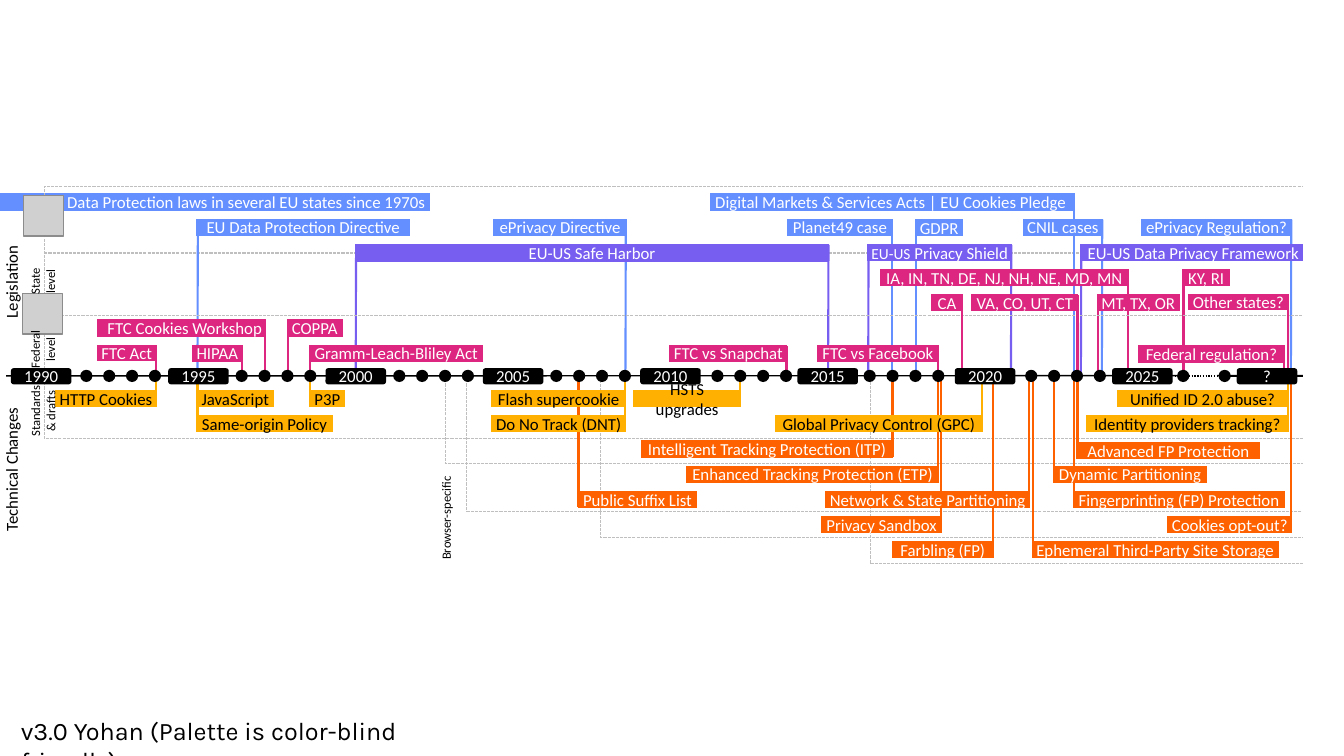
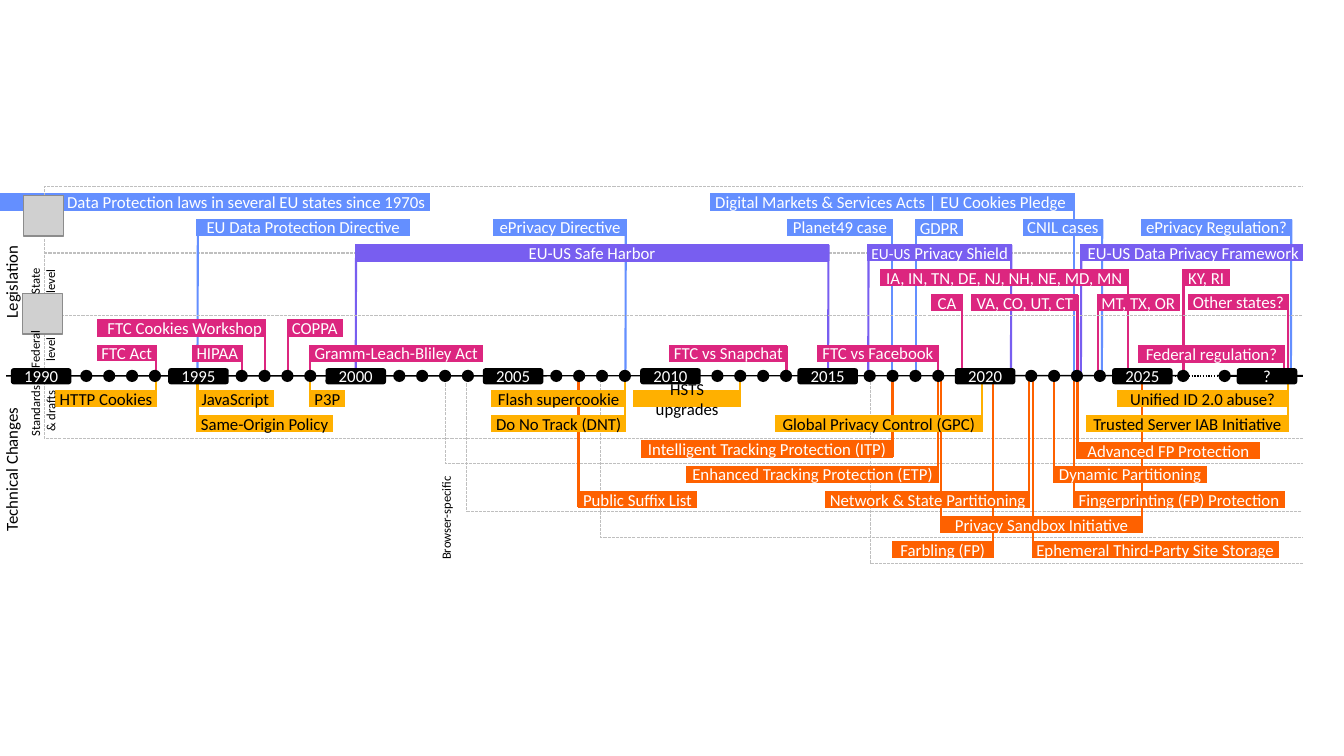
Before and after one commit to privacysandstorm/sok-advances-open-problems-web-tracking, a slide deck: slide 1 of figures-src/sok_timeline.pptx. Drawn at 1344x756 pixels with LibreOffice and Linux fonts; fonts in the diff are those of the drawing; grey boxes stand for pictures; background and template pictures are left out. Boxes give left, top, right and bottom in pixels: in the first picture for what was removed or moved away, otherwise in the second. Text is boxed around its words. In the diff, an @@ line names an element or a change of style, - is before the commit and + after.

```diff
--- a/figures-src/sok_timeline.pptx
+++ b/figures-src/sok_timeline.pptx
@@ line moved from (1292, 376) - (1292, 532) to (1142, 376) - (1142, 532) @@
@@ text in rectangle at (201,418,329,435): text changed @@
-Same-origin Policy
+Same-Origin Policy
@@ text in rectangle at (1093,418,1281,434): text changed @@
-Identity providers tracking?
+Trusted Server IAB Initiative
@@ rectangle "Privacy Sandbox Initiative": place and size @@
-rectangle "Privacy Sandbox Initiative" at (822,517,942,532)
+rectangle "Privacy Sandbox Initiative" at (942,517,1142,532)
@@ text in rectangle at (955,519,1128,535): text changed @@
-Privacy Sandbox
+Privacy Sandbox Initiative
@@ rectangle removed at (1169,517,1292,532) @@
-Cookies opt-out?
@@ text removed at (21,722,396,743) @@
-v3.0 Yohan (Palette is color-blind friendly)
```
Also in this commit, not shown: 50 other files.
